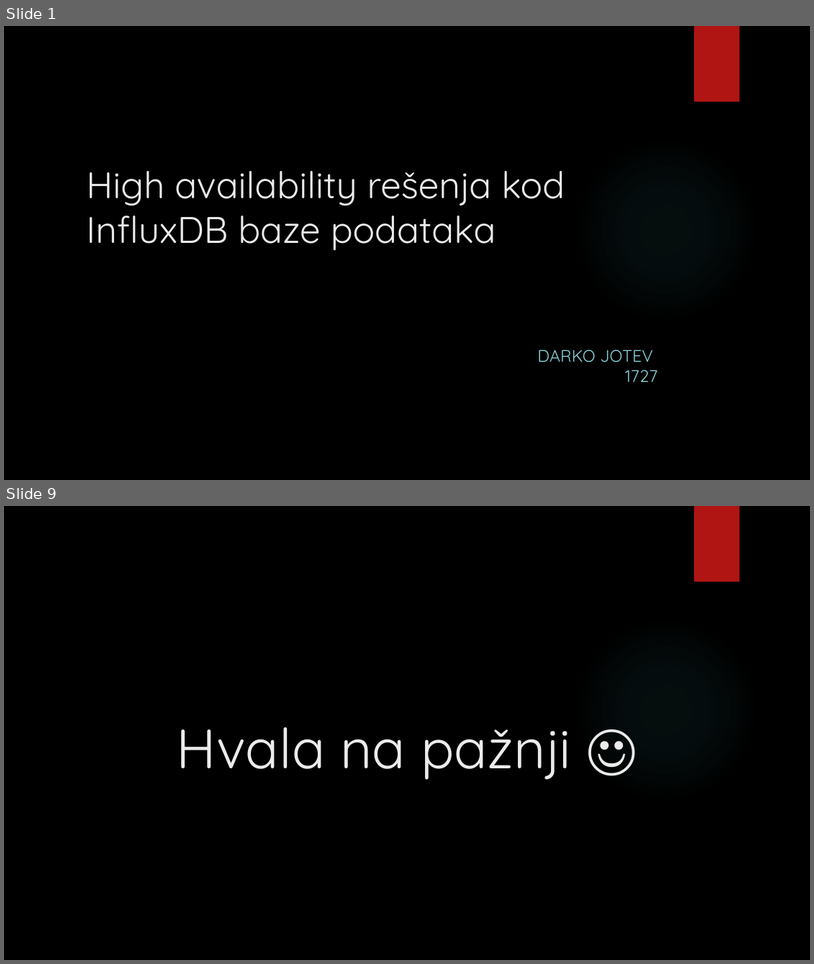
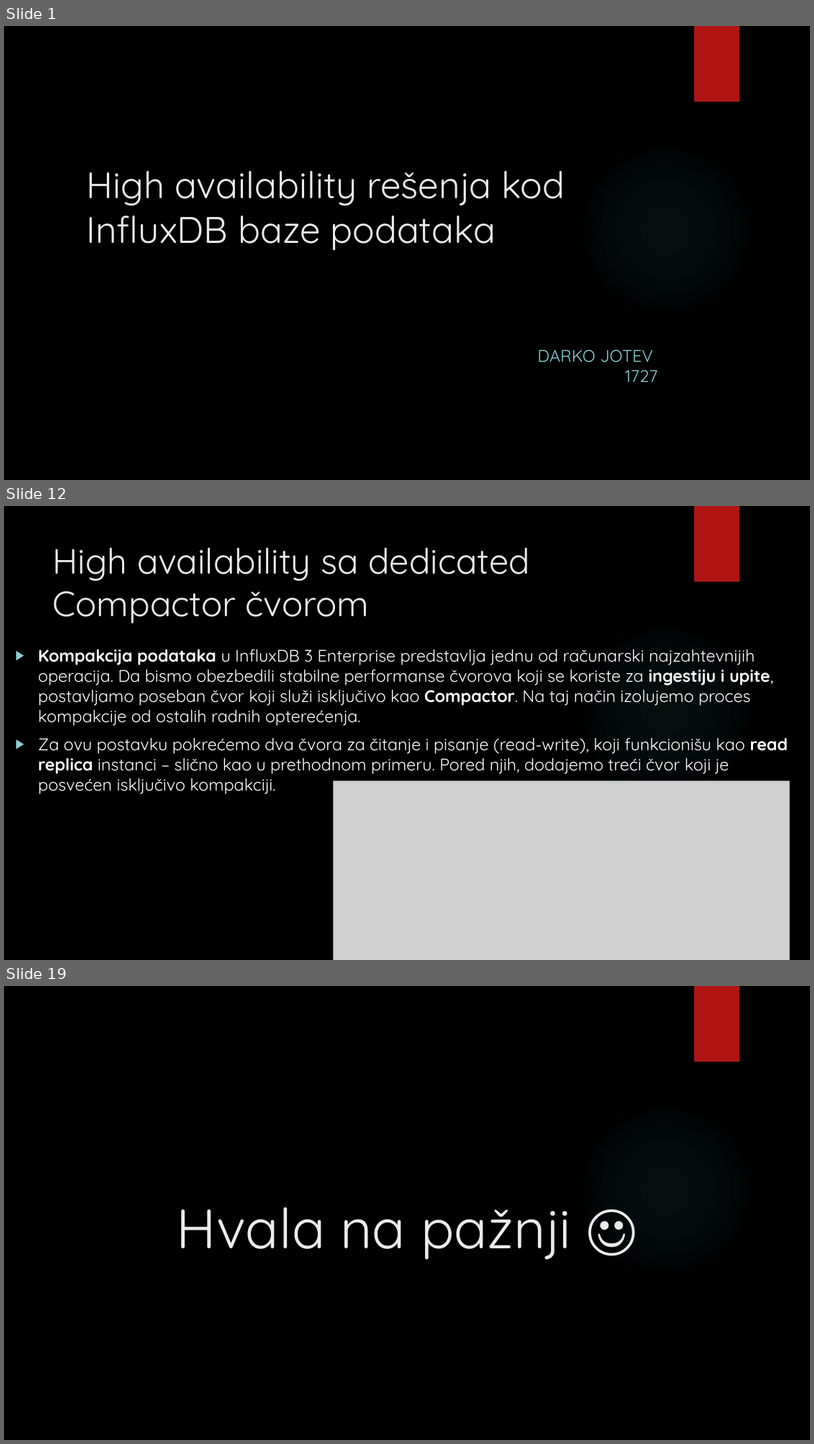
Before and after one commit to darkojotev/Database-Management-Systems, a slide deck: 3_HA/High availability rešenja kod InfluxDB baze podataka.pptx. Shown one above the other, each under a label of ours: slides 1 and 9 before the commit, slides 1, 12 and 19 after it; the slides between them are not shown. The pictures are 814x964 and 814x1444 pixels, drawn with LibreOffice and Linux fonts; fonts in the diff are those of the drawing; grey boxes stand for pictures; background and template pictures are left out. Boxes give left, top, right and bottom in pixels: in the first picture for what was removed or moved away, otherwise in the second. Text is boxed around its words. In the diff, an @@ line names an element or a change of style, - is before the commit and + after.

```diff
--- a/3_HA/High availability rešenja kod InfluxDB baze podataka.pptx
+++ b/3_HA/High availability rešenja kod InfluxDB baze podataka.pptx
@@ slide 12 added at bbox=[4, 506, 810, 960], background picture (left out); not listed: 2 template elements that a slide beside it also shows @@
@@ title added at bbox=[53, 547, 530, 623], 42 pt, text #EBEBEB @@
+High availability sa dedicated Compactor čvorom
@@ text added at bbox=[38, 649, 788, 794], 20 pt, text #FFFFFF @@
+▶ Kompakcija podataka u InfluxDB 3 Enterprise predstavlja jednu od računarski najzahtevnijih operacija. Da bismo obezbedili stabilne performanse čvorova koji se koriste za ingestiju i upite, postavljamo poseban čvor koji služi isključivo kao Compactor. Na taj način izolujemo proces kompakcije od ostalih radnih opterećenja.
+▶ Za ovu postavku pokrećemo dva čvora za čitanje i pisanje (read-write), koji funkcionišu kao read replica instanci – slično kao u prethodnom primeru. Pored njih, dodajemo treći čvor koji je posvećen isključivo kompakciji.
@@ picture added at bbox=[334, 780, 790, 960] @@
@@ what was slide 9 is now slide 19 @@
```
Also in this commit, not shown: 1 slide changed, 12 other slides added, 3 slides removed, 1 other file.
